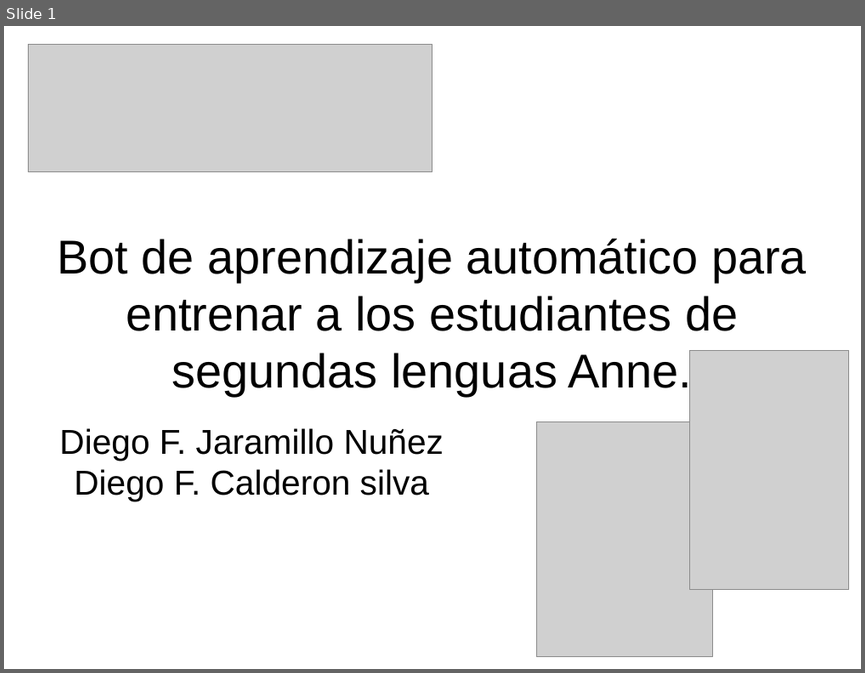
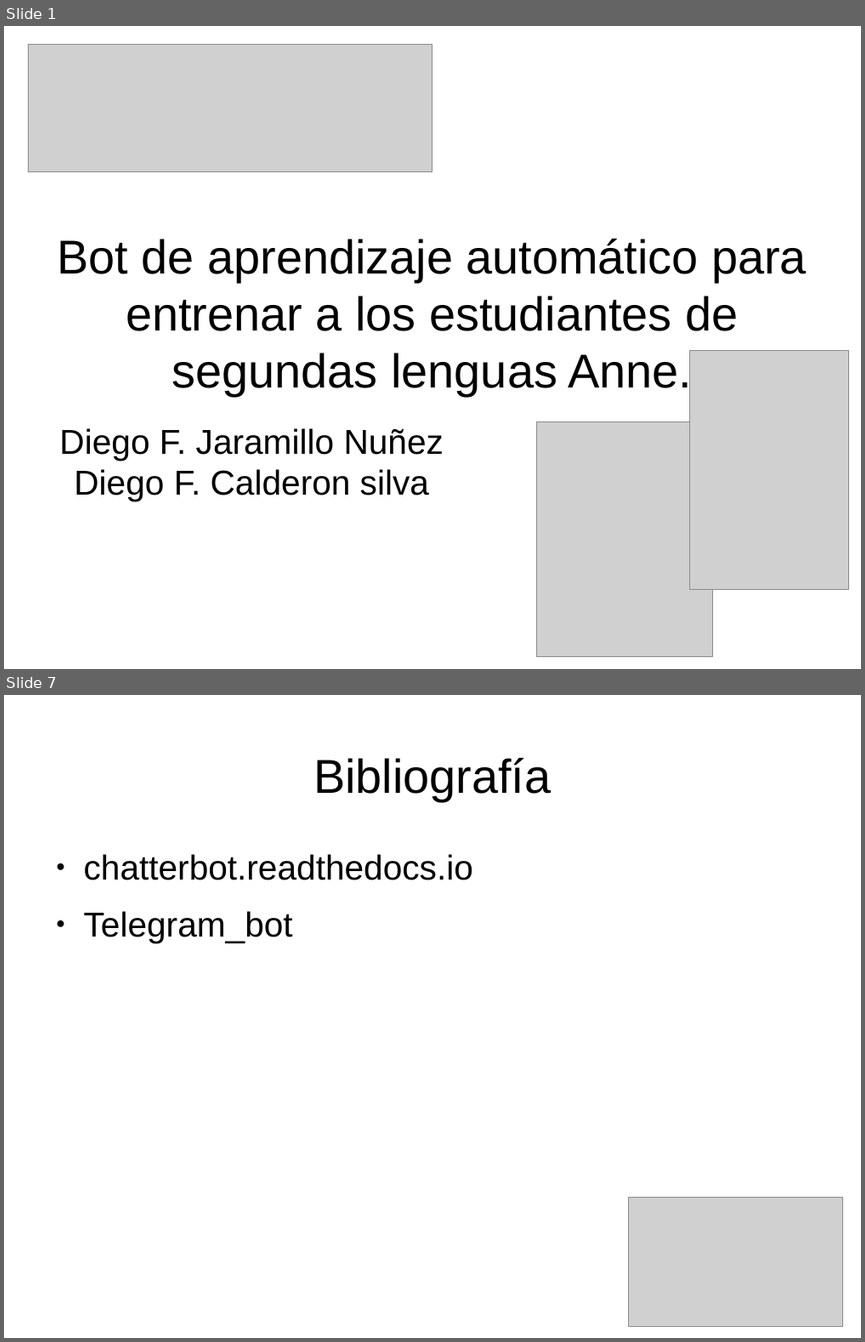
Before and after one commit to puroh/Retrobot, a slide deck: presentacion/presentacion_sofkaton.odp. Shown one above the other, each under a label of ours: slide 1 before the commit, slides 1 and 7 after it; the slides between them are not shown. The pictures are 865x673 and 865x1342 pixels, drawn with LibreOffice and Linux fonts; fonts in the diff are those of the drawing; grey boxes stand for pictures; background and template pictures are left out. Boxes give left, top, right and bottom in pixels: in the first picture for what was removed or moved away, otherwise in the second. Text is boxed around its words. In the diff, an @@ line names an element or a change of style, - is before the commit and + after.

```diff
--- a/presentacion/presentacion_sofkaton.odp
+++ b/presentacion/presentacion_sofkaton.odp
@@ slide 7 added at <box>4,695,861,1338</box>, background #FFFFFF @@
@@ title added at <box>313,758,551,801</box>, 44 pt, text #000000 @@
+Bibliografía
@@ text added at <box>84,854,473,943</box>, 32 pt, text #000000 @@
+● chatterbot.readthedocs.io
+● Telegram_bot
@@ picture added at <box>629,1197,843,1327</box> @@
```
Also in this commit, not shown: 5 other slides added, 1 slide removed, 1 other file.
